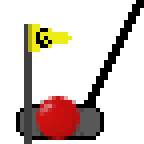
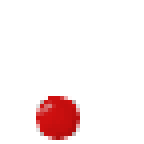
Revision of a layered 144 × 144 image; what changed, layer by layer:
hid "New Layer" over [24, 24, 72, 144]
painted on "New Layer#2" over [48, 96, 56, 100]
hid "Background" over [16, 0, 144, 140]
